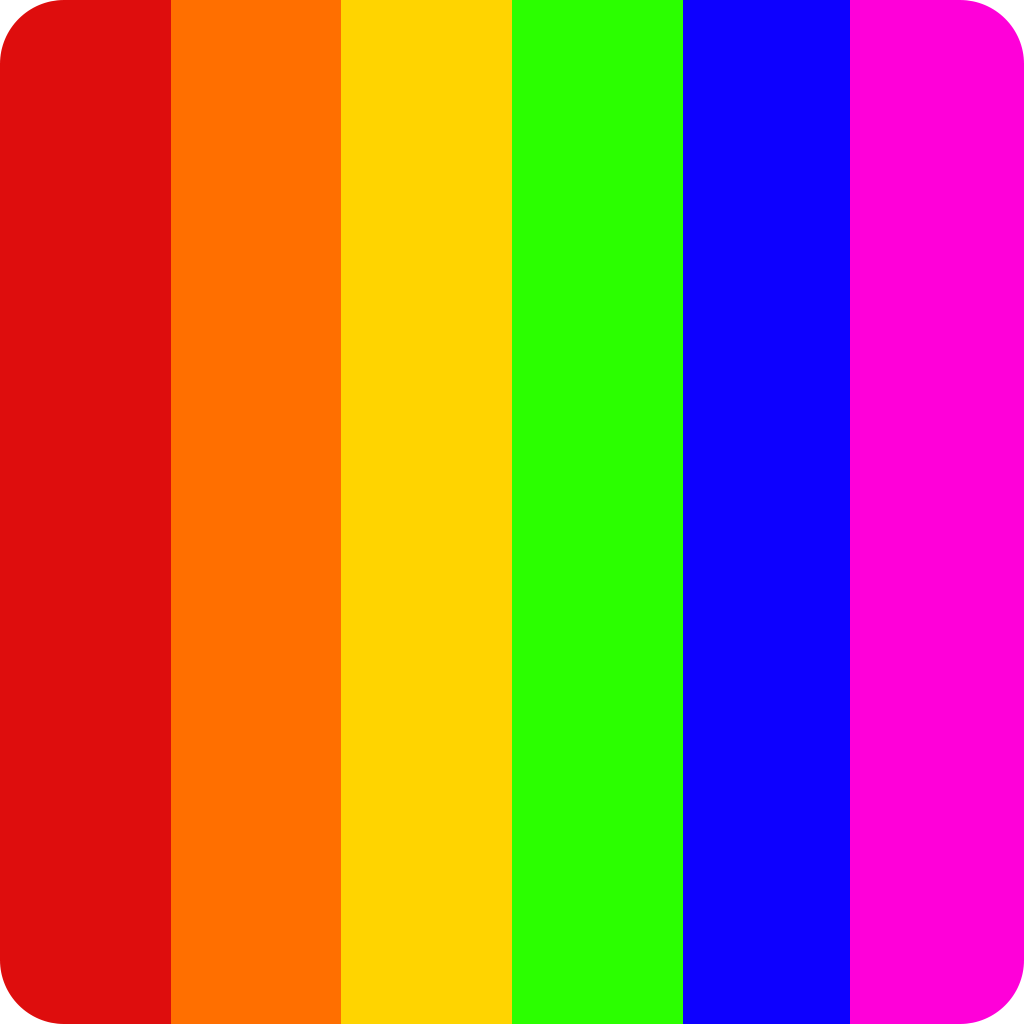
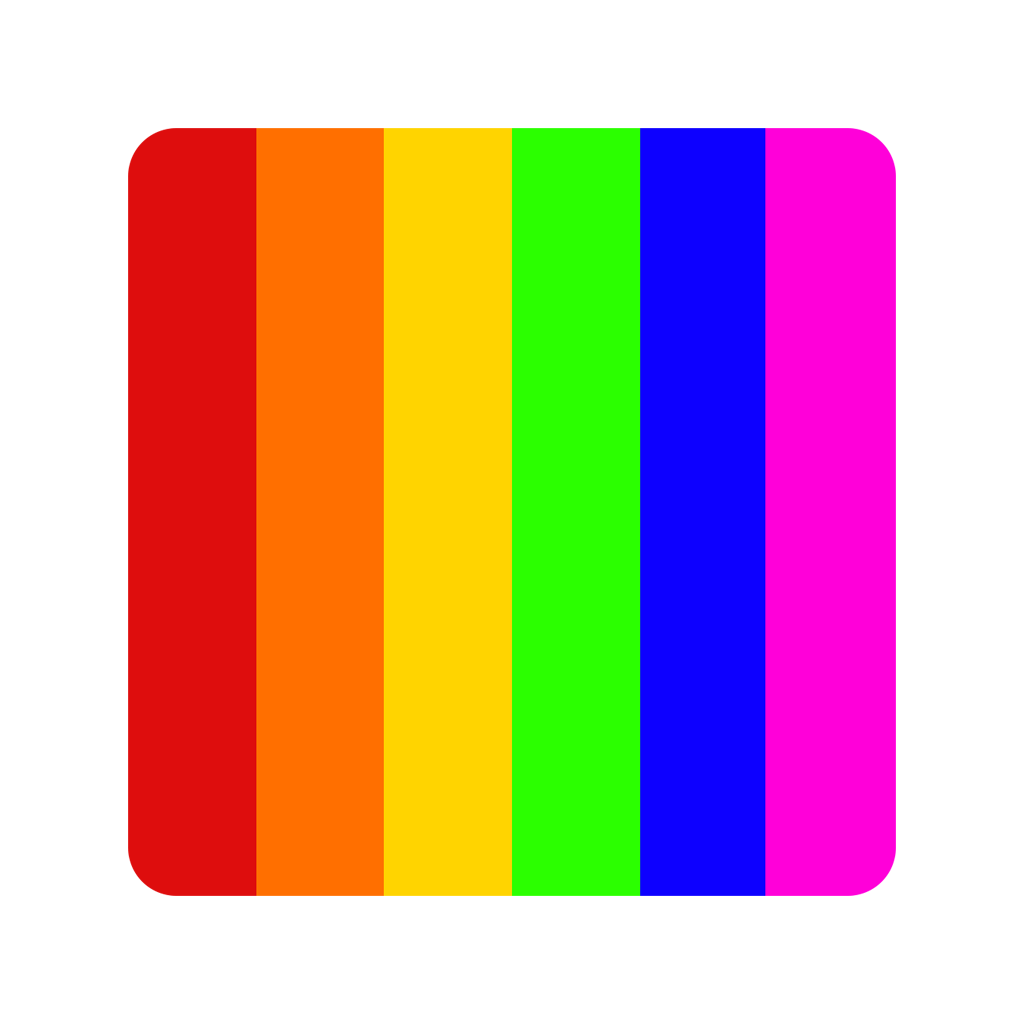
The second 1024px x 1024px image is a revision of the first. Changes to its layers:
painted on "Rounded Spectrum" over [0, 0, 1024, 1024]
